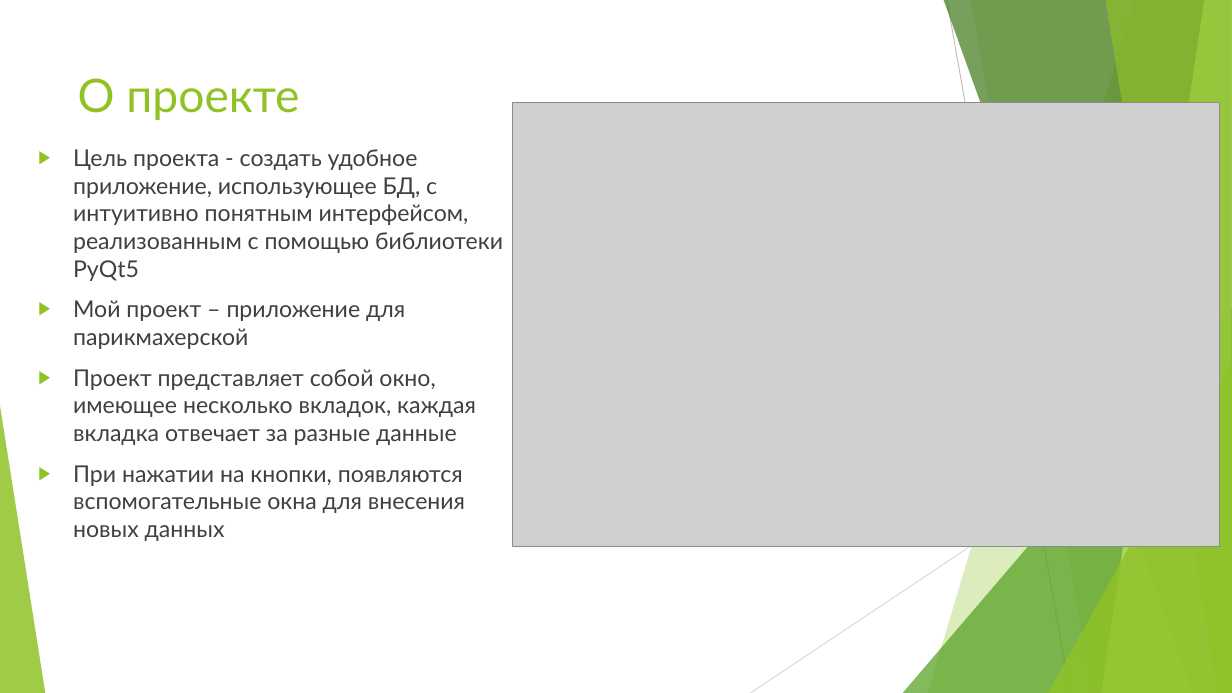
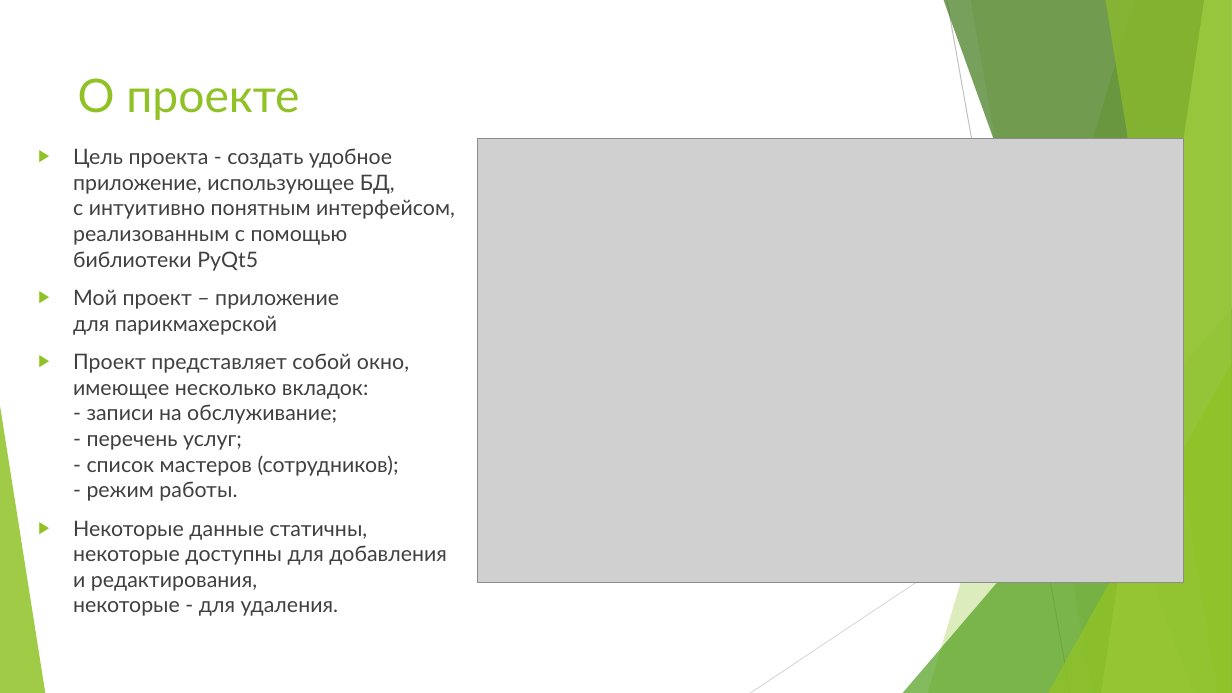
Before and after one commit to SergeEvdokimov/QT_barbershop, a slide deck: slide 2 of Barbershop.pptx. Drawn at 1232x693 pixels with LibreOffice and Linux fonts; fonts in the diff are those of the drawing; grey boxes stand for pictures. Boxes give left, top, right and bottom in pixels: in the first picture for what was removed or moved away, otherwise in the second. Text is boxed around its words. In the diff, an @@ line names an element or a change of style, - is before the commit and + after.

```diff
--- a/Barbershop.pptx
+++ b/Barbershop.pptx
@@ text at bbox=[73, 148, 455, 335]: size 18 to 16.6 pt in "Цель проекта - создать удобное приложение, использующее ...", "Мой проект – приложение для парикмахерской" @@
@@ picture: place and size @@
-picture at bbox=[513, 103, 1220, 547]
+picture at bbox=[478, 139, 1185, 583]
@@ text at bbox=[73, 353, 447, 591]: text changed; size 18 to 16.6 pt @@
-▶ Проект представляет собой окно, имеющее несколько вкладок, каждая вкладка отвечает за разные данные
-▶ При нажатии на кнопки, появляются вспомогательные окна для внесения новых данных
+▶ Проект представляет собой окно, имеющее несколько вкладок:
+  - записи на обслуживание;
+  - перечень услуг;
+  - список мастеров (сотрудников);
+  - режим работы.
+▶ Некоторые данные статичны,
+  некоторые доступны для добавления
+  и редактирования,
+  некоторые - для удаления.
```
Also in this commit, not shown: 5 other slides changed.
